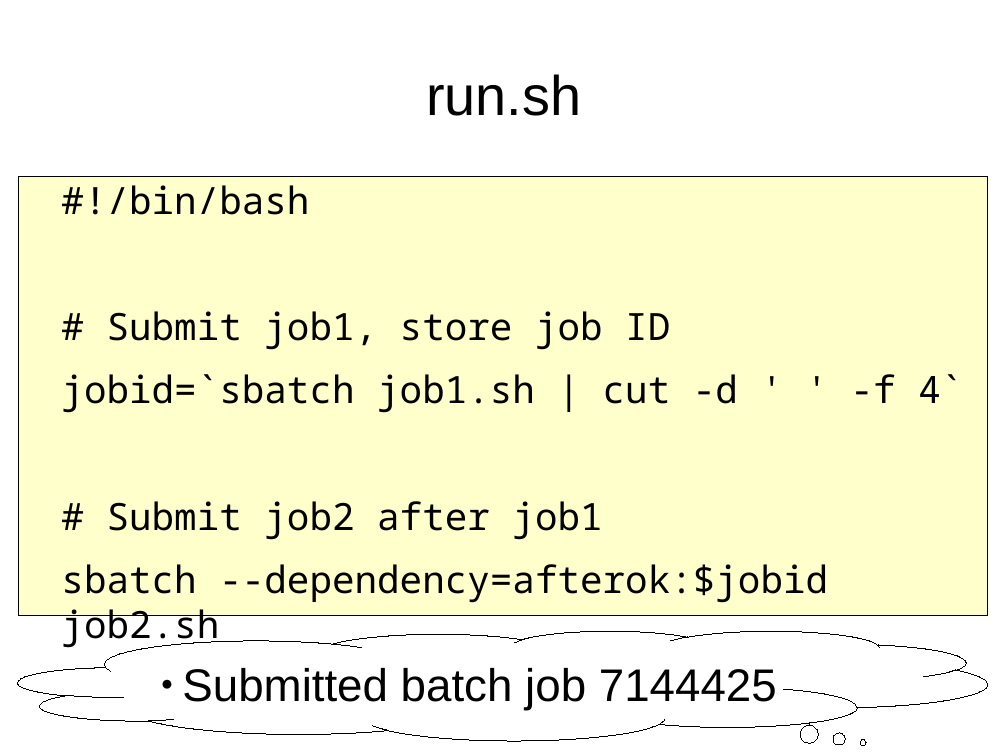
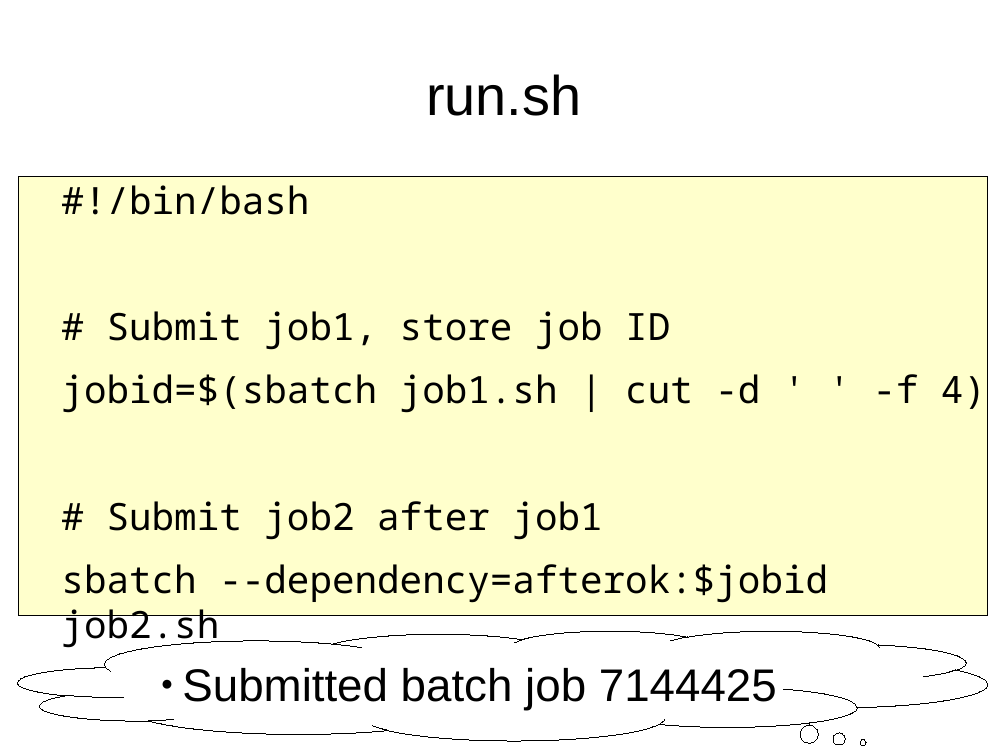
Before and after one commit to richelbilderbeek/peregrine, a slide deck: slide 12 of doc/job_dependencies.odp. Drawn at 1008x756 pixels with LibreOffice and Linux fonts; fonts in the diff are those of the drawing. Boxes give left, top, right and bottom in pixels: in the first picture for what was removed or moved away, otherwise in the second. Text is boxed around its words. In the diff, an @@ line names an element or a change of style, - is before the commit and + after.

```diff
--- a/doc/job_dependencies.odp
+++ b/doc/job_dependencies.odp
@@ text at (x1=61, y1=374, x2=986, y2=413): text changed @@
-jobid=`sbatch job1.sh | cut -d ' ' -f 4`
+jobid=$(sbatch job1.sh | cut -d ' ' -f 4)
```
Also in this commit, not shown: 2 other slides changed, 1 other file.
